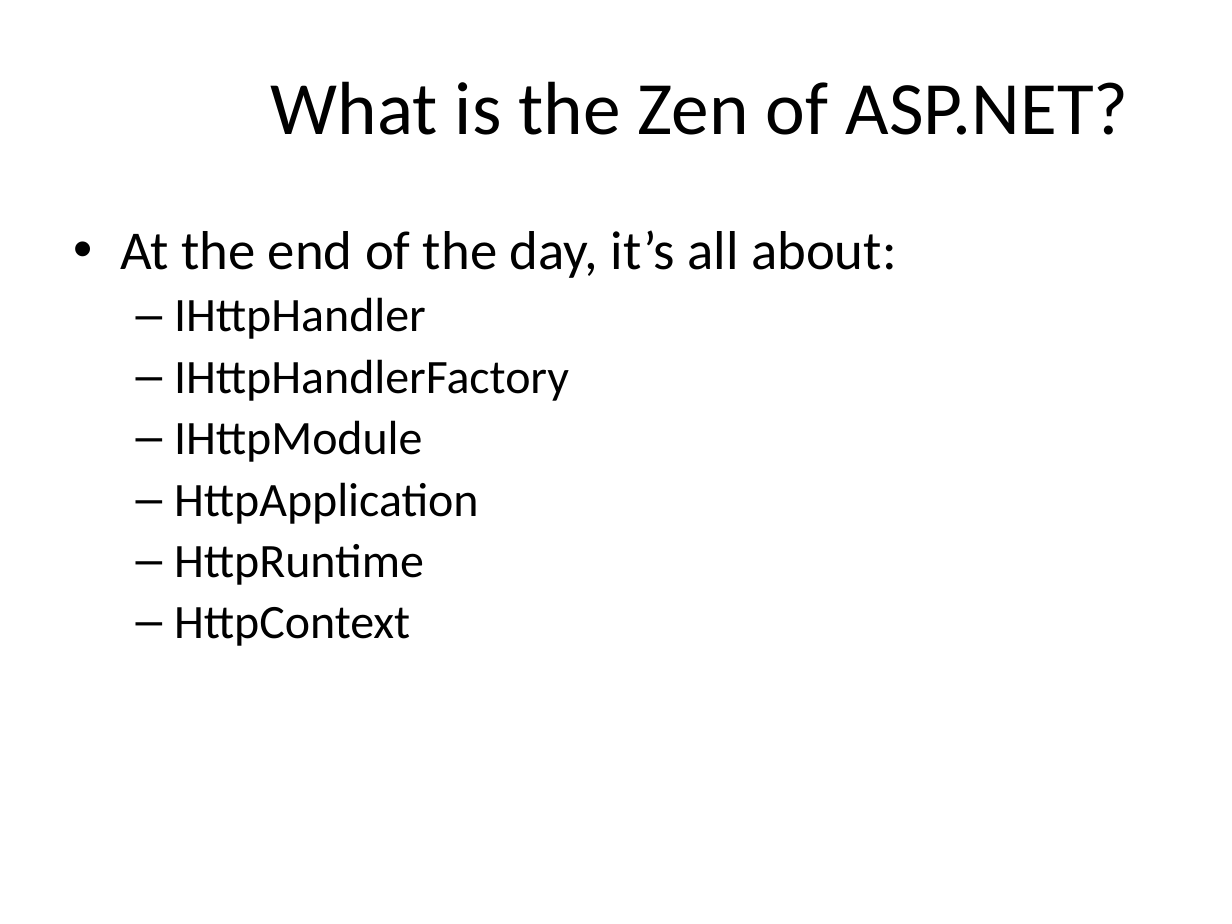
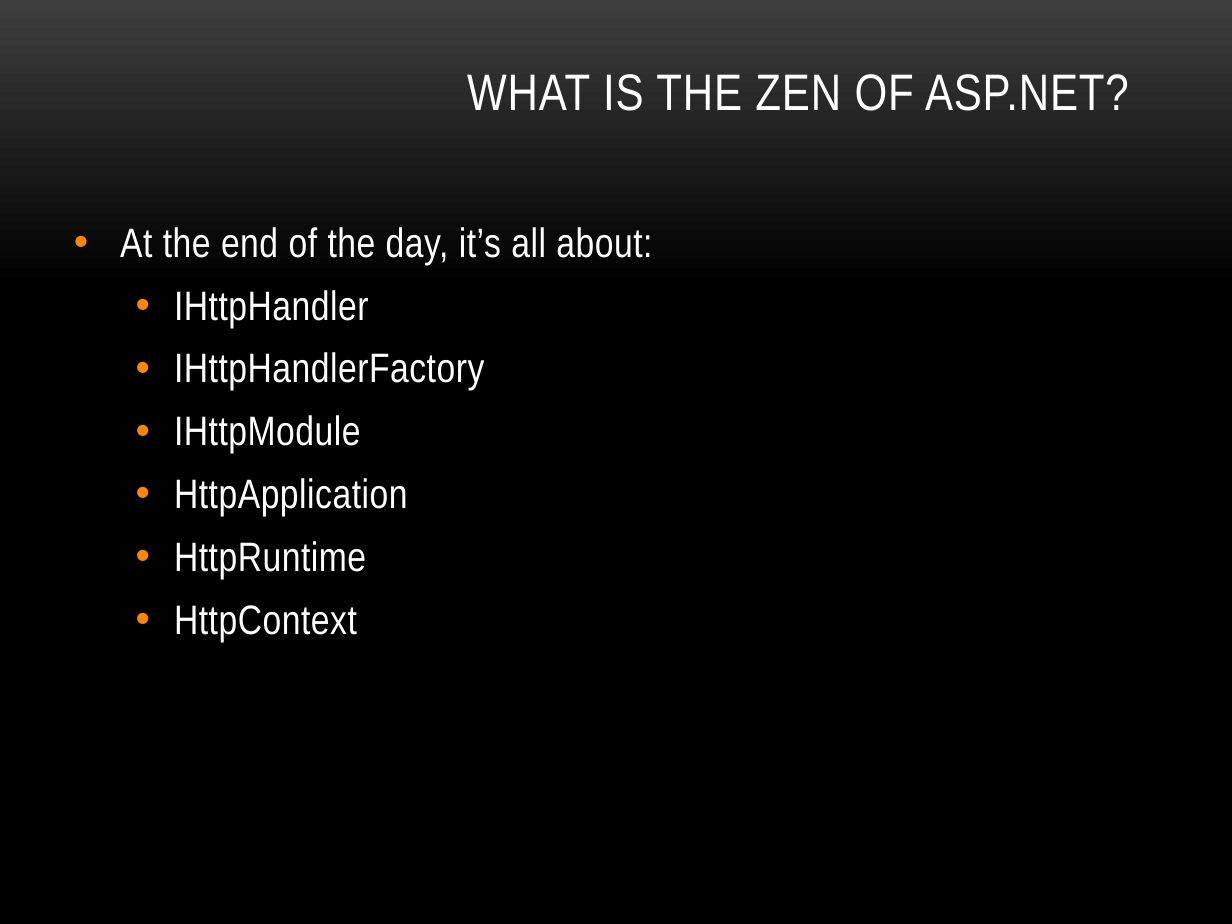
Before and after one commit to lozanotek/zenofmvc, a slide deck: slide 9 of slides/aspnet_mvc_zen.pptx (slide 8 before the commit). Drawn at 1232x924 pixels with LibreOffice and Linux fonts; fonts in the diff are those of the drawing; background and template pictures are left out. Boxes give left, top, right and bottom in pixels: in the first picture for what was removed or moved away, otherwise in the second. Text is boxed around its words. In the diff, an @@ line names an element or a change of style, - is before the commit and + after.

```diff
--- a/slides/aspnet_mvc_zen.pptx
+++ b/slides/aspnet_mvc_zen.pptx
@@ background #FFFFFF to picture (left out) @@
@@ title at box(467, 74, 1129, 111): text changed; size 44 to 30 pt; font Calibri to Arial Narrow; text colour #000000 to #FFFFFF @@
-What is the Zen of ASP.NET?
+WHAT IS THE ZEN OF ASP.NET?
@@ text "At the end of the ..." at box(120, 227, 652, 641): size 32 to 24 pt in "At the end of the day, it’s ..."; font Calibri to Arial Narrow, text colour #000000 to #FFFFFF, letter spacing 0 to 0.3 pt; size 28 to 24 pt in "IHttpHandler", "IHttpHandlerFactory", "IHttpModule", "HttpApplication" and 2 more places; more space between paragraphs; bullet – to • @@
```
Also in this commit, not shown: 23 other slides changed, 4 slides added, 6 slides removed, 36 other files.
